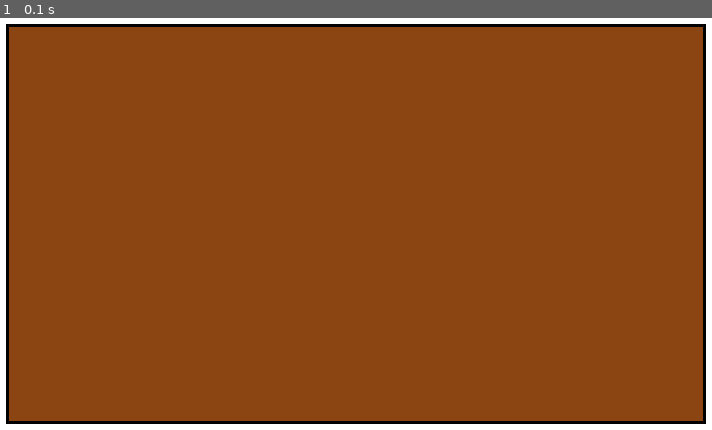
Above: before the commit, frame 1.
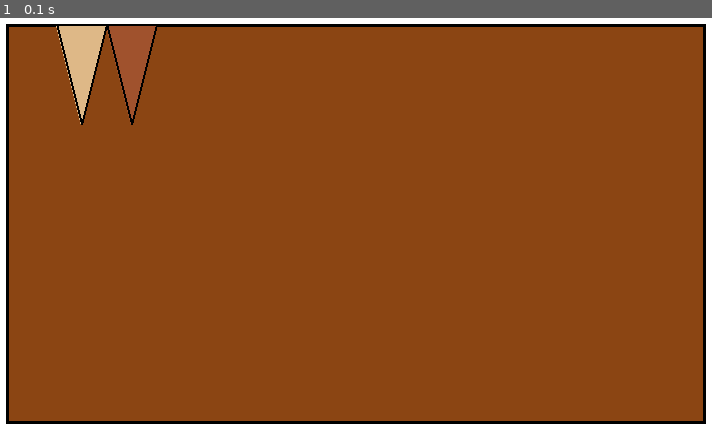
Above: after the commit, the same moment.

Repository: um-computacion/computacion-2025-backgammon-JoacoVanrell
Game: pygame game, started from pygame_ui/main.py
Same seed, same stepped clock (60 frames per second), same inputs: the game is played once before the commit and once after it.
Inputs:
- Up to frame 1 (0.1 s): no input

The runs differ from the first frame. In frame 1, 1.8% of the frame differs, in the area x 7-23%, y 1-26%.

Commit message:
avance en el diseño

Diff:
--- a/pygame_ui/main.py
+++ b/pygame_ui/main.py
@@ -12,6 +12,8 @@
 WHITE = (255, 255, 255)
 BLACK = (0, 0, 0)
 BROWN = (139, 69, 19)
+LIGHT_BROWN = (222, 184, 135)
+DARK_BROWN = (160, 82, 45)
 
 # Bucle principal
 running = True
@@ -28,6 +30,15 @@
     pygame.draw.rect(screen, BROWN, tablero_rect)
     pygame.draw.rect(screen, BLACK, tablero_rect, 3)
 
+    # Dibujar algunos triángulos básicos (puntos del tablero)
+    # Triángulos superiores
+    triangle1 = [(100, 50), (150, 50), (125, 150)]
+    triangle2 = [(150, 50), (200, 50), (175, 150)]
+    pygame.draw.polygon(screen, LIGHT_BROWN, triangle1)
+    pygame.draw.polygon(screen, DARK_BROWN, triangle2)
+    pygame.draw.polygon(screen, BLACK, triangle1, 2)
+    pygame.draw.polygon(screen, BLACK, triangle2, 2)
+
     # Actualizar pantalla
     pygame.display.flip()
 
Not shown, changed: requirements.txt
